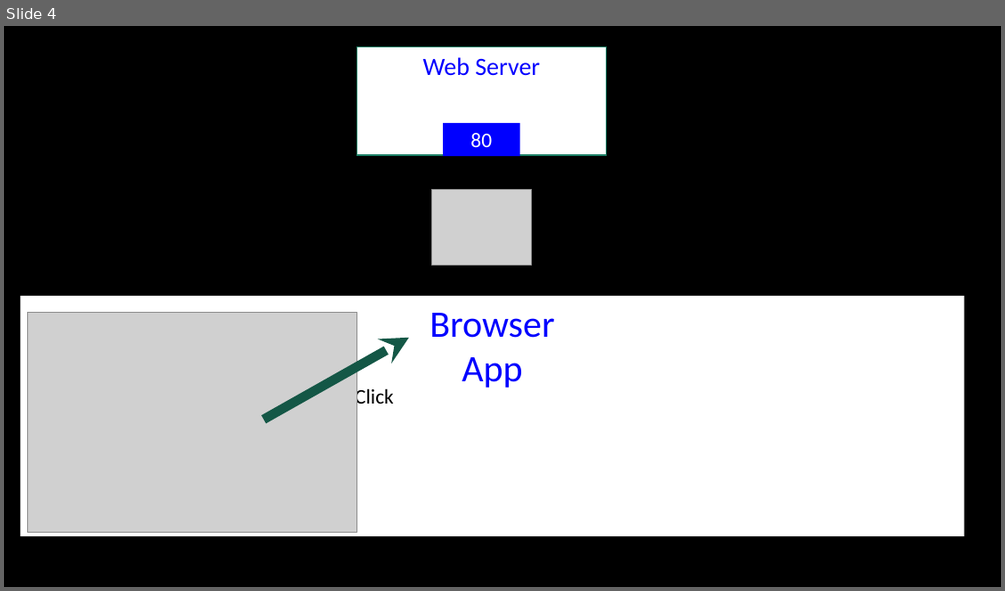
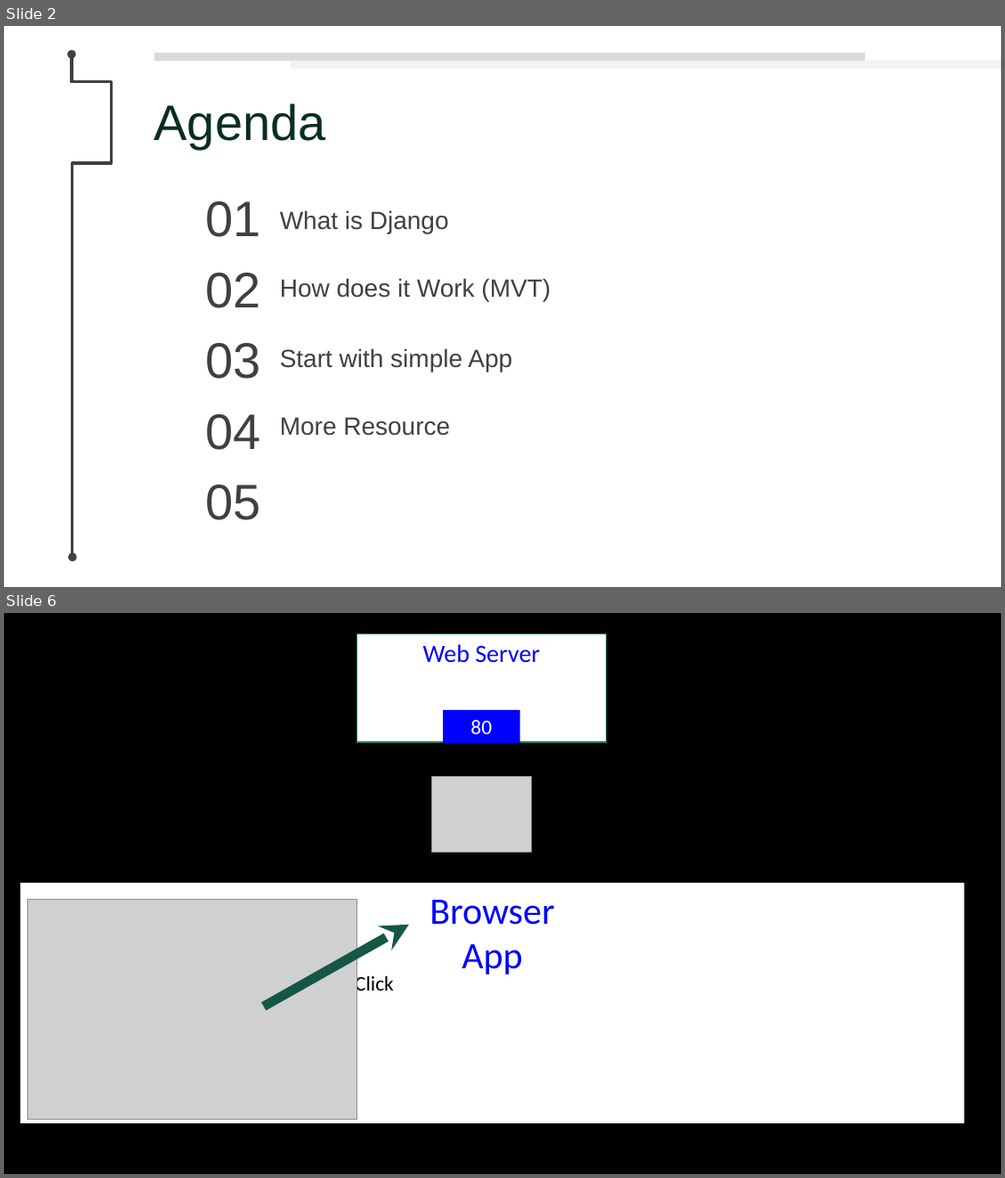
Before and after one commit to yao1222/bmi_app, a slide deck: Django.pptx. Shown one above the other, each under a label of ours: slide 4 before the commit, slides 2 and 6 after it; the slides between them are not shown. The pictures are 1005x591 and 1005x1178 pixels, drawn with LibreOffice and Linux fonts; fonts in the diff are those of the drawing; grey boxes stand for pictures. Boxes give left, top, right and bottom in pixels: in the first picture for what was removed or moved away, otherwise in the second. Text is boxed around its words. In the diff, an @@ line names an element or a change of style, - is before the commit and + after.

```diff
--- a/Django.pptx
+++ b/Django.pptx
@@ slide 2 added at bbox=[4, 26, 1001, 587], background #FFFFFF @@
@@ freeform shape added at bbox=[72, 54, 111, 557], outline #404040 2.75 pt @@
@@ rectangle added at bbox=[154, 53, 865, 61], fill #D9D9D9 @@
@@ rectangle added at bbox=[291, 61, 1001, 68], fill #F2F2F2 @@
@@ text added at bbox=[154, 103, 326, 149], 48 pt, text #092E20 @@
+Agenda
@@ text added at bbox=[205, 201, 260, 237], 48 pt, text #404040 @@
+01
@@ text added at bbox=[280, 210, 449, 233], 24 pt, text #404040 @@
+What is Django
@@ text added at bbox=[205, 273, 260, 308], 48 pt, text #404040 @@
+02
@@ text added at bbox=[280, 278, 550, 301], 24 pt, text #404040 @@
+How does it Work (MVT)
@@ text added at bbox=[205, 343, 260, 378], 48 pt, text #404040 @@
+03
@@ text added at bbox=[280, 348, 512, 371], 24 pt, text #404040 @@
+Start with simple App
@@ text added at bbox=[205, 414, 260, 450], 48 pt, text #404040 @@
+04
@@ text added at bbox=[280, 417, 450, 435], 24 pt, text #404040 @@
+More Resource
@@ text added at bbox=[205, 484, 260, 520], 48 pt, text #404040 @@
+05
@@ what was slide 4 is now slide 6 @@
```
Also in this commit, not shown: 4 other slides added, 2 slides removed.
